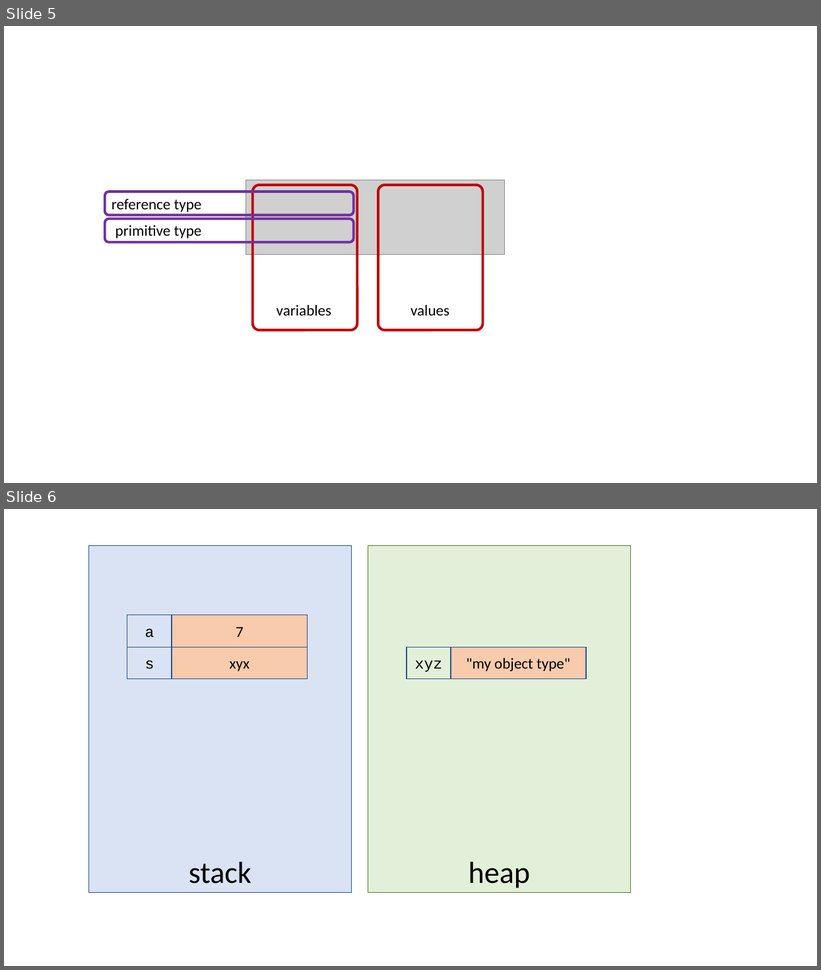
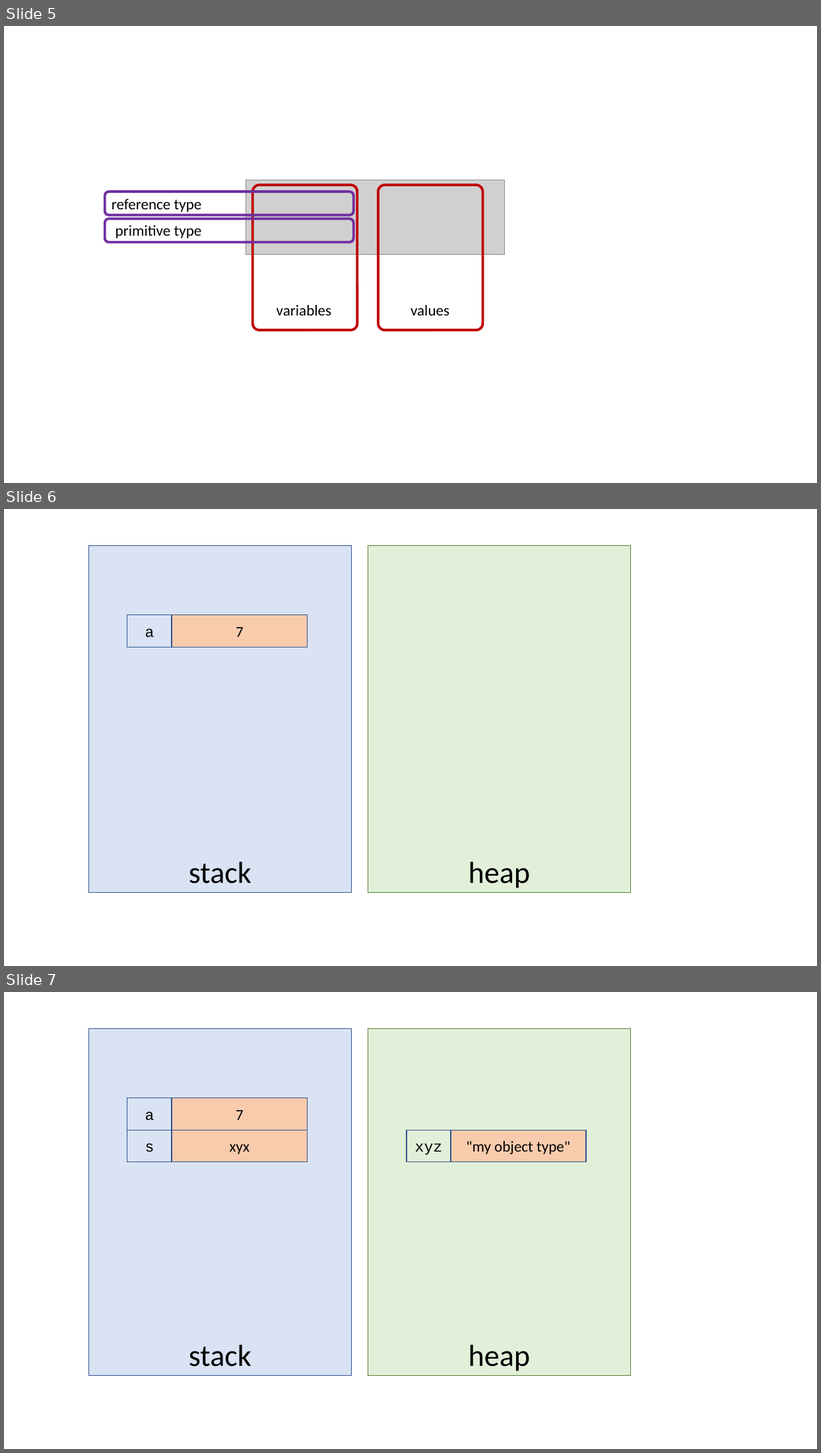
Before and after one commit to albertattard/java-boot-camp, a slide deck: assets/images/Images.pptx. Shown one above the other, each under a label of ours: slides 5 and 6 before the commit, slides 5, 6 and 7 after it. The pictures are 821x970 and 821x1453 pixels, drawn with LibreOffice and Linux fonts; fonts in the diff are those of the drawing; grey boxes stand for pictures. Boxes give left, top, right and bottom in pixels: in the first picture for what was removed or moved away, otherwise in the second. Text is boxed around its words. In the diff, an @@ line names an element or a change of style, - is before the commit and + after.

```diff
--- a/assets/images/Images.pptx
+++ b/assets/images/Images.pptx
@@ slide 6 added at (4,509,817,966), background #FFFFFF @@
@@ rectangle added at (88,545,351,893), fill #DAE3F3, outline #325491 1 pt, 36 pt, text #000000 @@
+stack
@@ rectangle added at (368,545,630,893), fill #E2F0D9, outline #548235 1 pt, 36 pt, text #000000 @@
+heap
@@ rectangle added at (127,615,172,647), outline #325491 1 pt, 18 pt, text #000000 @@
+a
@@ rectangle added at (172,615,308,647), fill #F8CBAD, outline #325491 1 pt, 18 pt, text #000000 @@
+7
@@ what was slide 6 is now slide 7 @@
```
Also in this commit, not shown: 2 other files.
